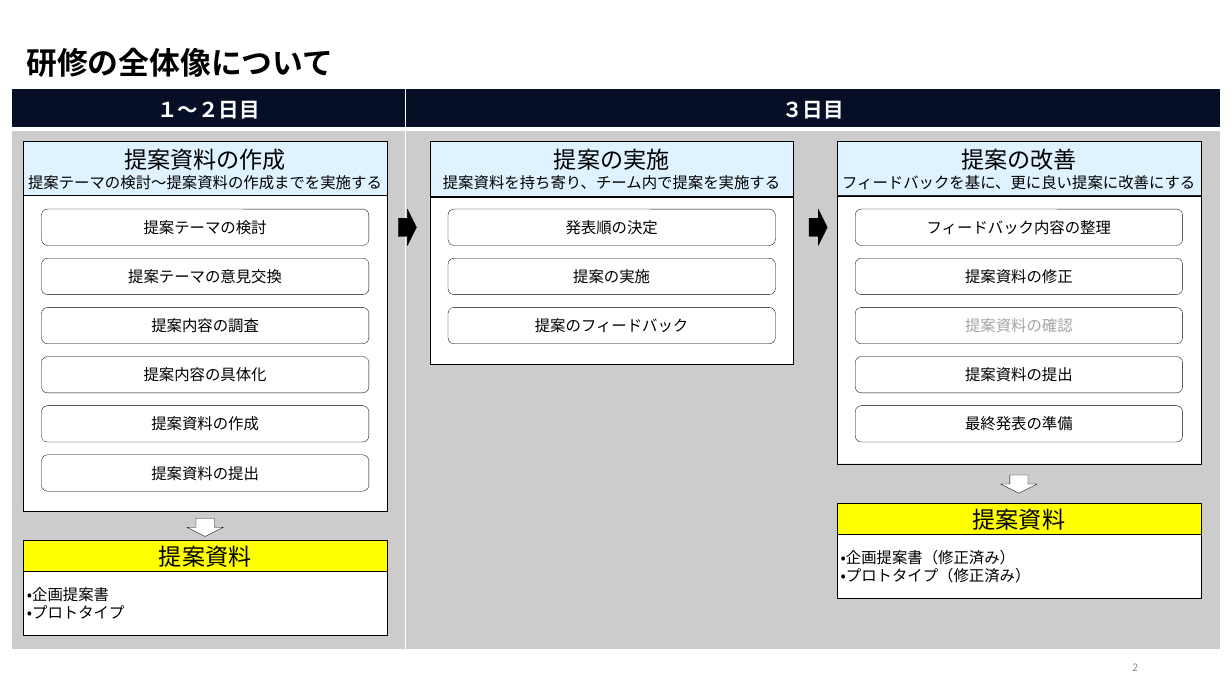
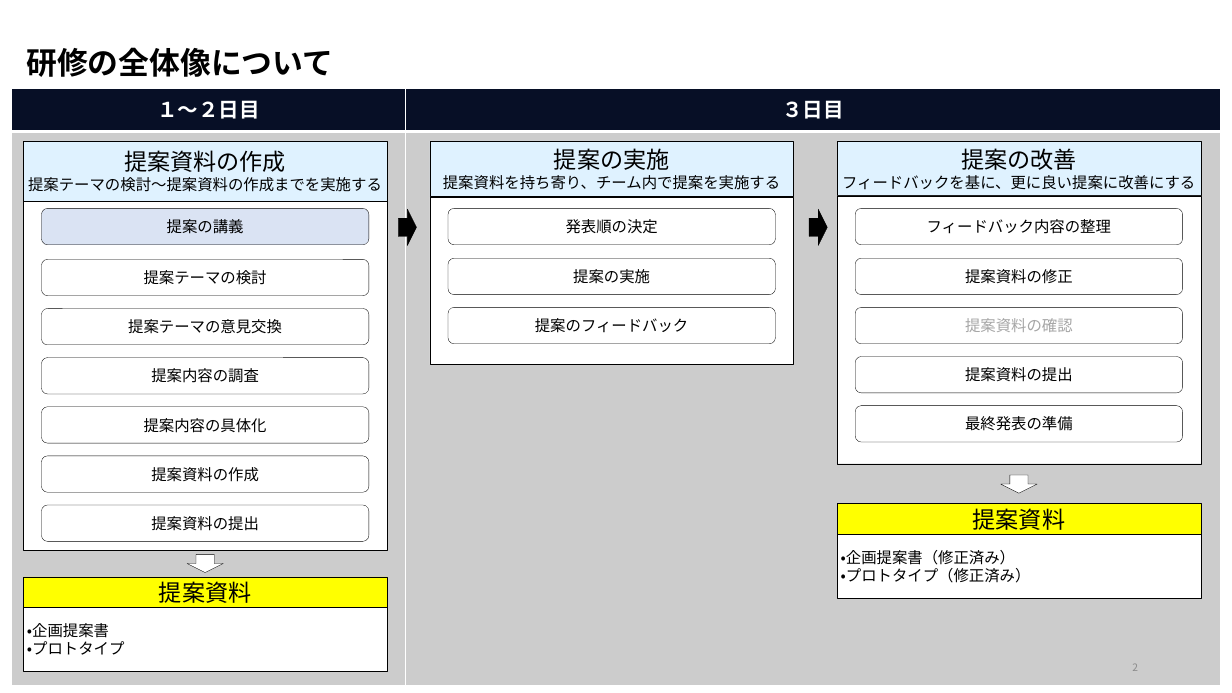
Before and after one commit to nishida2073/ai_navive, a slide deck: slide 2 of 00_オリエンテーション/【AI Native研修-提案】研修の概要.pptx. Drawn at 1232x693 pixels with LibreOffice and Linux fonts; fonts in the diff are those of the drawing. Boxes give left, top, right and bottom in pixels: in the first picture for what was removed or moved away, otherwise in the second. Text is boxed around its words. In the diff, an @@ line names an element or a change of style, - is before the commit and + after.

```diff
--- a/00_オリエンテーション/【AI Native研修-提案】研修の概要.pptx
+++ b/00_オリエンテーション/【AI Native研修-提案】研修の概要.pptx
@@ table: place and size @@
-table at [11,89,1221,650]
+table at [11,89,1221,686]
@@ rectangle "提案資料の作成": place and size @@
-rectangle "提案資料の作成" at [23,140,387,195]
+rectangle "提案資料の作成" at [23,140,387,201]
@@ rectangle: place and size @@
-rectangle at [23,196,387,512]
+rectangle at [23,201,387,551]
@@ rounded rectangle added at [42,209,369,245], fill #DAE3F3, outline #000000 0.25 pt, 12 pt, text #000000 @@
+提案の講義
@@ 6 rounded rectangles: place and size @@
-6 rounded rectangles at [42,209,369,491]
+6 rounded rectangles at [42,260,369,542]
@@ 2 rectangles, 1 down arrow: place and size @@
-2 rectangles, 1 down arrow at [23,518,387,635]
+2 rectangles, 1 down arrow at [23,555,387,672]
```
Also in this commit, not shown: 4 other slides changed, 2 other files.
